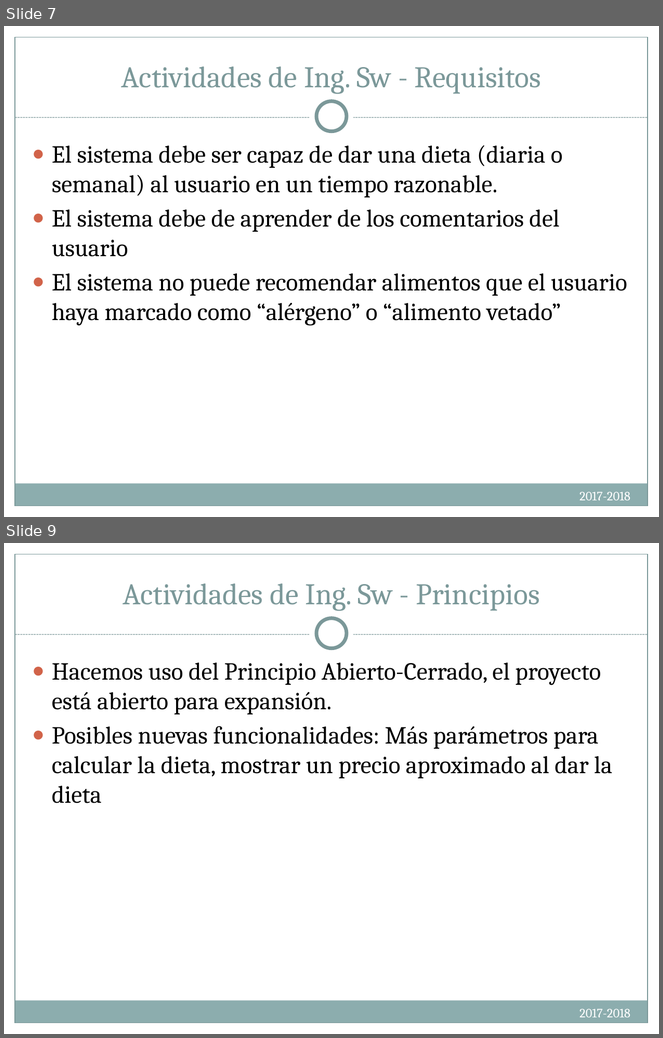
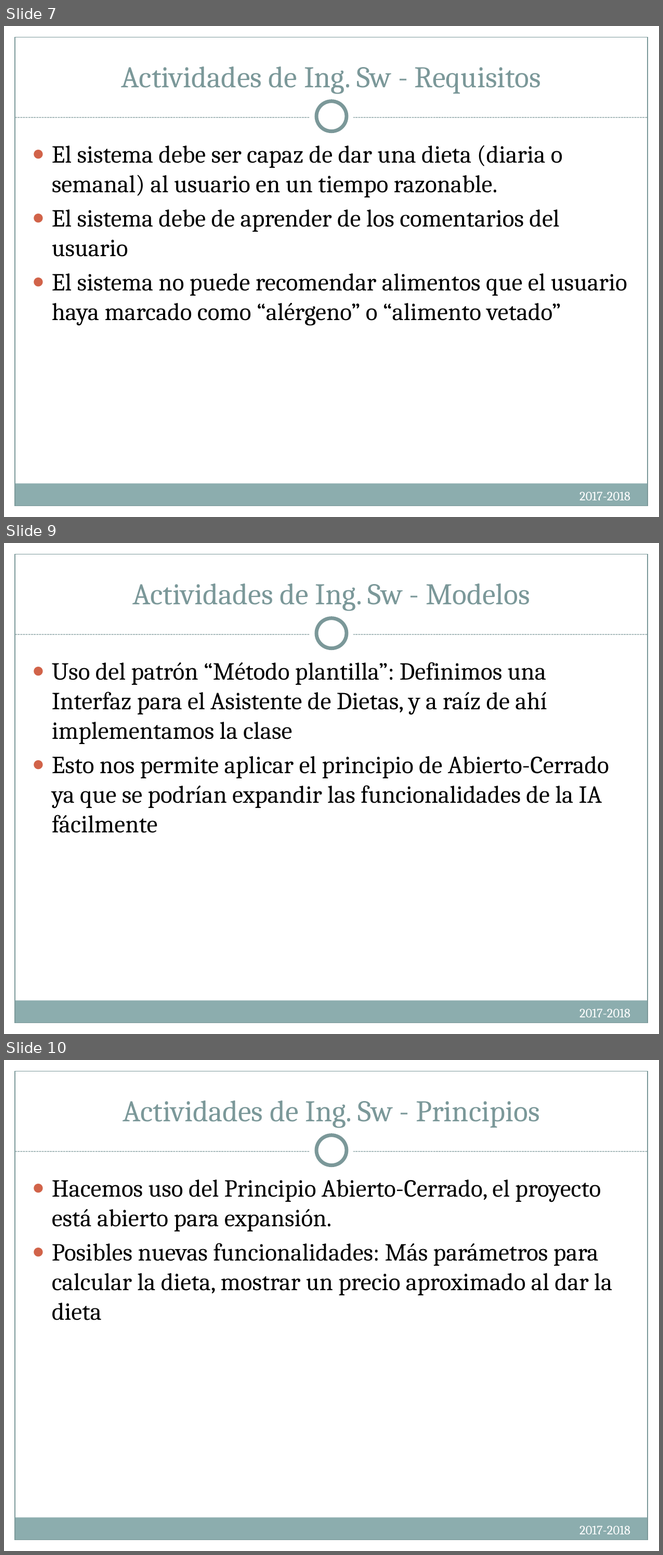
Before and after one commit to Compumatica/Proyecto-de-Ing-Software, a slide deck: docs/IntroIngSoft.PresentacionesFinales.pptx. Shown one above the other, each under a label of ours: slides 7 and 9 before the commit, slides 7, 9 and 10 after it; the slides between them are not shown. The pictures are 663x1038 and 663x1555 pixels, drawn with LibreOffice and Linux fonts; fonts in the diff are those of the drawing. Boxes give left, top, right and bottom in pixels: in the first picture for what was removed or moved away, otherwise in the second. Text is boxed around its words. In the diff, an @@ line names an element or a change of style, - is before the commit and + after.

```diff
--- a/docs/IntroIngSoft.PresentacionesFinales.pptx
+++ b/docs/IntroIngSoft.PresentacionesFinales.pptx
@@ slide 9 added at (x1=4, y1=543, x2=659, y2=1034), background #FFFFFF; not listed: 8 template elements that a slide beside it also shows @@
@@ title added at (x1=132, y1=584, x2=530, y2=611), 33 pt, text #7C999A @@
+Actividades de Ing. Sw - Modelos
@@ text added at (x1=52, y1=662, x2=609, y2=833), 27 pt, text #000000 @@
+● Uso del patrón “Método plantilla”: Definimos una Interfaz para el Asistente de Dietas, y a raíz de ahí implementamos la clase
+● Esto nos permite aplicar el principio de Abierto-Cerrado ya que se podrían expandir las funcionalidades de la IA fácilmente
@@ text added at (x1=580, y1=1009, x2=631, y2=1018), 14 pt, text #FFFFFF @@
+2017-2018
@@ what was slide 9 is now slide 10 @@
```
Also in this commit, not shown: 10 slides changed, 1 slide removed.
